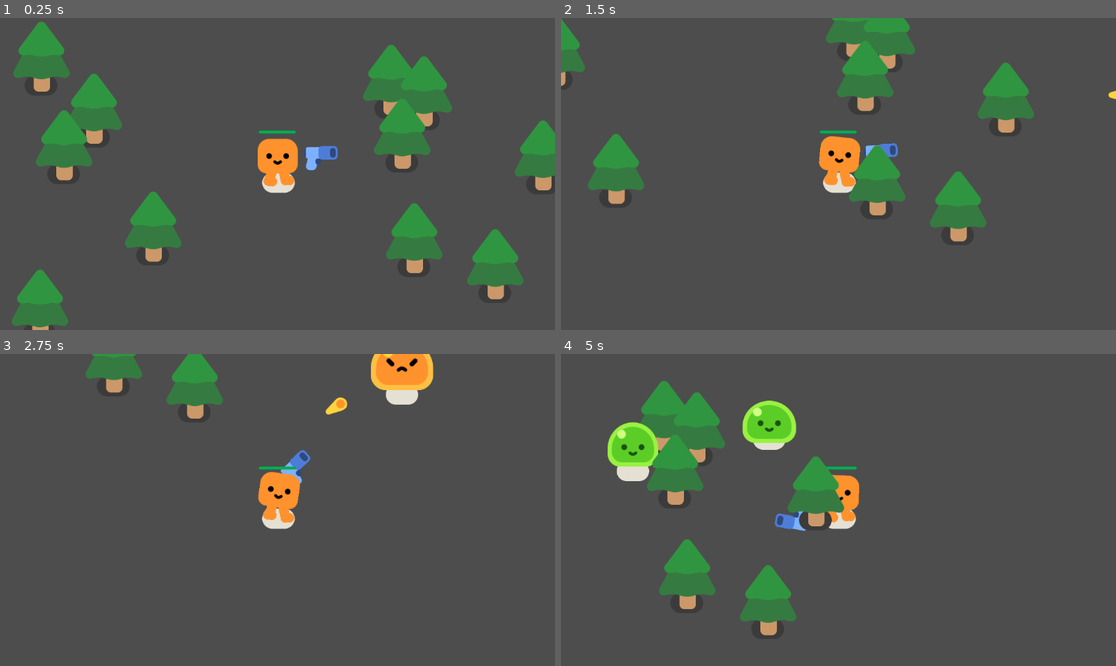
Above: before the commit, frames 1-4 (two rows, left to right).
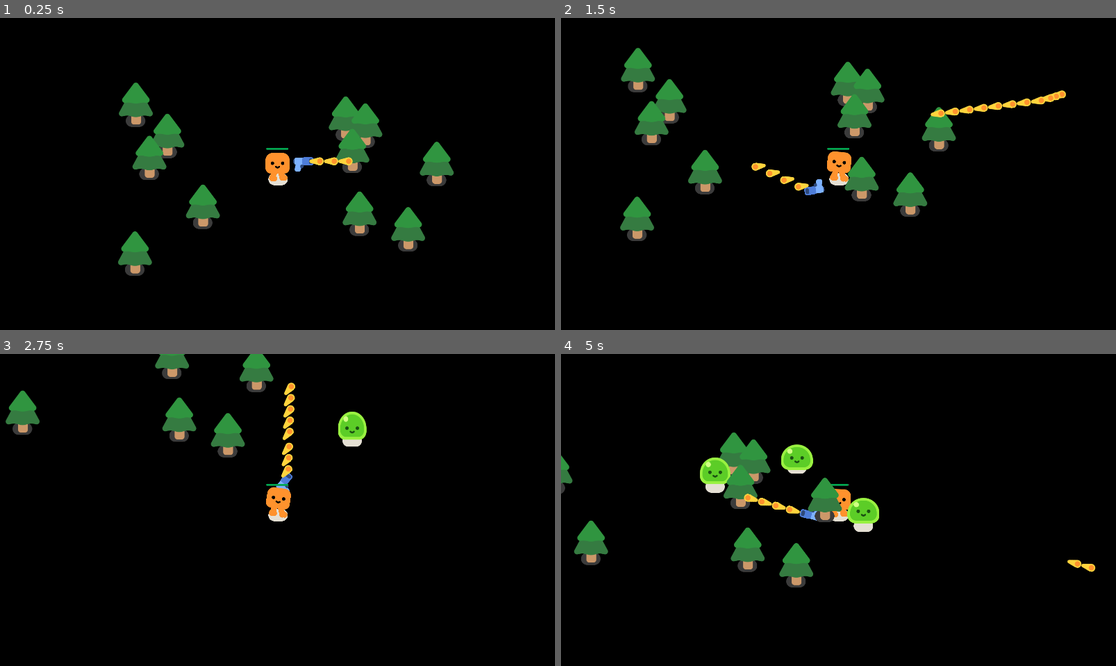
Above: after the commit, the same moments.

Repository: Rayz4010/the--attack-of-slimes
Game: Godot game, scene res://scenes/the_attack_of_slimes.tscn
Same seed, same stepped clock (60 frames per second), same inputs: the game is played once before the commit and once after it.
Inputs (mouse positions are in pixels of both pictures, inside the frame that each line leads up to):
- Up to frame 1 (0.25 s): no input
- Up to frame 2 (1.5 s): move the mouse to (960, 158) at 0.52 s; hold D (move_right) 0.53-1.28 s; move the mouse to (727, 189) at 1.27 s; hold S (move_down) from 1.28 s (still down)
- Up to frame 3 (2.75 s): move the mouse to (333, 441) at 2.02 s; release S (move_down) at 2.03 s; hold D (move_right) from 2.03 s (still down)
- Up to frame 4 (5 s): move the mouse to (810, 572) at 2.77 s; release D (move_right) at 2.78 s; hold W (move_up) 2.78-3.53 s; move the mouse to (1005, 556) at 3.52 s; hold A (move_left) from 3.53 s (still down); move the mouse to (672, 463) at 4.27 s

The runs differ from the first frame. In frame 1, 99% of the frame differs, in the area x 0-100%, y 0-100%; in frame 2, 99%; in frame 3, 99%; in frame 4, 99%.

Commit message:
added mouse tracking

Diff:
--- a/project.godot
+++ b/project.godot
@@ -13,6 +13,13 @@
 config/name="the attck of the slime"
 run/main_scene="res://scenes/the_attack_of_slimes.tscn"
 config/features=PackedStringArray("4.3", "Forward Plus")
+
+[display]
+
+window/size/viewport_width=1920
+window/size/viewport_height=1080
+window/size/always_on_top=true
+window/size/transparent=true
 
 [input]
 
@@ -41,3 +48,7 @@
 "events": [Object(InputEventKey,"resource_local_to_scene":false,"resource_name":"","device":0,"window_id":0,"alt_presse …(194 unchanged characters)…
 ]
 }
+
+[rendering]
+
+viewport/transparent_background=true
--- a/scenes/gun.tscn
+++ b/scenes/gun.tscn
@@ -32,7 +32,7 @@
 position = Vector2(-25, 11)
 
 [node name="Timer" type="Timer" parent="."]
-wait_time = 0.5
+wait_time = 0.052
 autostart = true
 
 [connection signal="timeout" from="Timer" to="." method="_on_timer_timeout"]
--- a/scenes/the_attack_of_slimes.tscn
+++ b/scenes/the_attack_of_slimes.tscn
@@ -25,7 +25,7 @@
 [node name="PathFollow2D" type="PathFollow2D" parent="Player/Path2D"]
 unique_name_in_owner = true
 position = Vector2(-298, -469.734)
-rotation = 0.00963323
+rotation = 0.00963354
 
 [node name="Tree" parent="." instance=ExtResource("2_q5bi2")]
 position = Vector2(159, 215)
--- a/scripts/enemy.gd
+++ b/scripts/enemy.gd
@@ -1,6 +1,6 @@
 extends CharacterBody2D
 
-var health= 3
+var health= 10
 
 @onready var player = get_node("/root/Game/Player")
 
--- a/scripts/gun.gd
+++ b/scripts/gun.gd
@@ -1,4 +1,9 @@
 extends Area2D
+
+func _process(delta):
+	var mouse_pos = get_global_mouse_position()
+	look_at(mouse_pos)
+
 
 
 func _physics_process(delta):
@@ -15,5 +20,11 @@
 	new_bullet.global_rotation = %ShootingPoint.global_rotation
 	%ShootingPoint.add_child(new_bullet)
 
+	var shooting_point = %ShootingPoint  # Adjust this path to match your actual scene structure
+	new_bullet.global_position = shooting_point.global_position
+	new_bullet.global_rotation = shooting_point.global_rotation
+	get_parent().add_child(new_bullet)  # Add bullet to the scene
+
+
 func _on_timer_timeout() -> void:
 	shoot()
--- a/scripts/player.gd
+++ b/scripts/player.gd
@@ -17,7 +17,7 @@
 	else:
 		%HappyBoo.play_idle_animation()
 
-	const DAMAGE_RATE=500.0
+	const DAMAGE_RATE=5.0
 
 	var overlapping_mobs = %HurtBox.get_overlapping_bodies()
 	if overlapping_mobs.size()>0:
